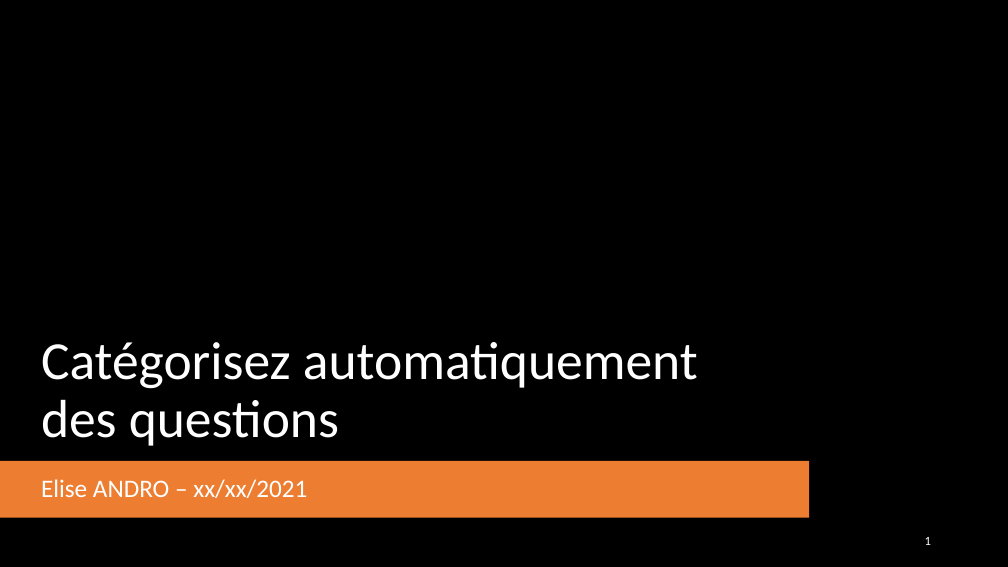
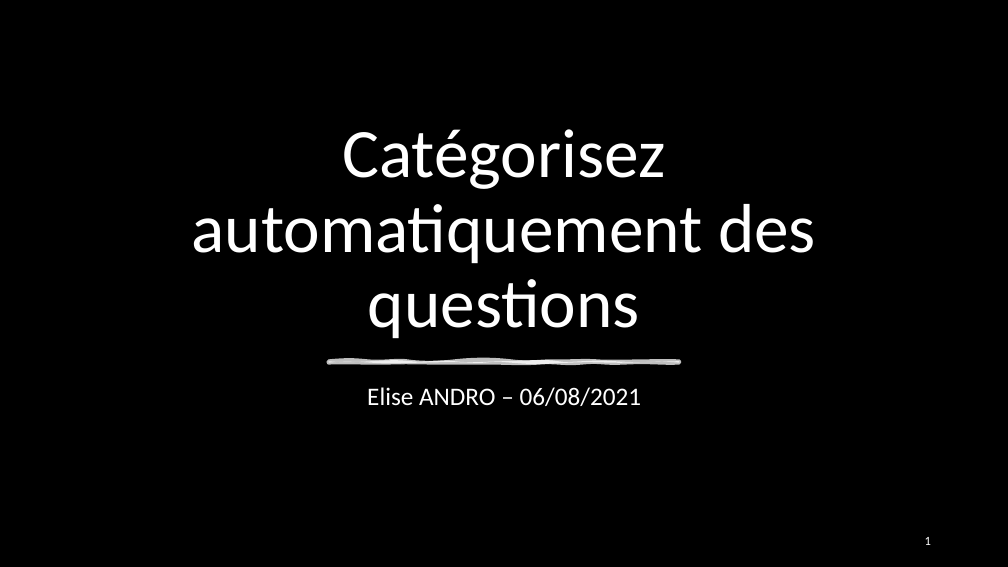
Before and after one commit to EliAd152693/OpenclassroomsProjet5, a slide deck: slide 1 of OC_IML_P5_Presentation.pptx. Drawn at 1008x567 pixels with LibreOffice and Linux fonts; fonts in the diff are those of the drawing; background and template pictures are left out. Boxes give left, top, right and bottom in pixels: in the first picture for what was removed or moved away, otherwise in the second. Text is boxed around its words. In the diff, an @@ line names an element or a change of style, - is before the commit and + after.

```diff
--- a/OC_IML_P5_Presentation.pptx
+++ b/OC_IML_P5_Presentation.pptx
@@ title "Catégorisez automatiquement des questions": place and size @@
-title "Catégorisez automatiquement des questions" at [41,342,698,446]
+title "Catégorisez automatiquement des questions" at [191,129,816,339]
@@ title "Catégorisez automatiquement des questions" at [191,129,816,339]: size 51 to 66 pt; alignment left to centre @@
@@ rectangle removed at [0,187,1008,567] @@
@@ subtitle "Elise ANDRO – 06/08/2021" at [367,387,642,406]: vertical alignment middle to top @@
@@ freeform shape added at [329,361,680,363], fill #FFFFFF at 75% opacity, outline #FFFFFF 3.5 pt @@
@@ subtitle at [367,387,642,406]: text changed @@
-Elise ANDRO – xx/xx/2021
+Elise ANDRO – 06/08/2021
@@ rounded rectangle removed at [0,461,809,518] @@
```
Also in this commit, not shown: 5 other slides changed, 18 slides added, 7 slides removed, 5 other files.
